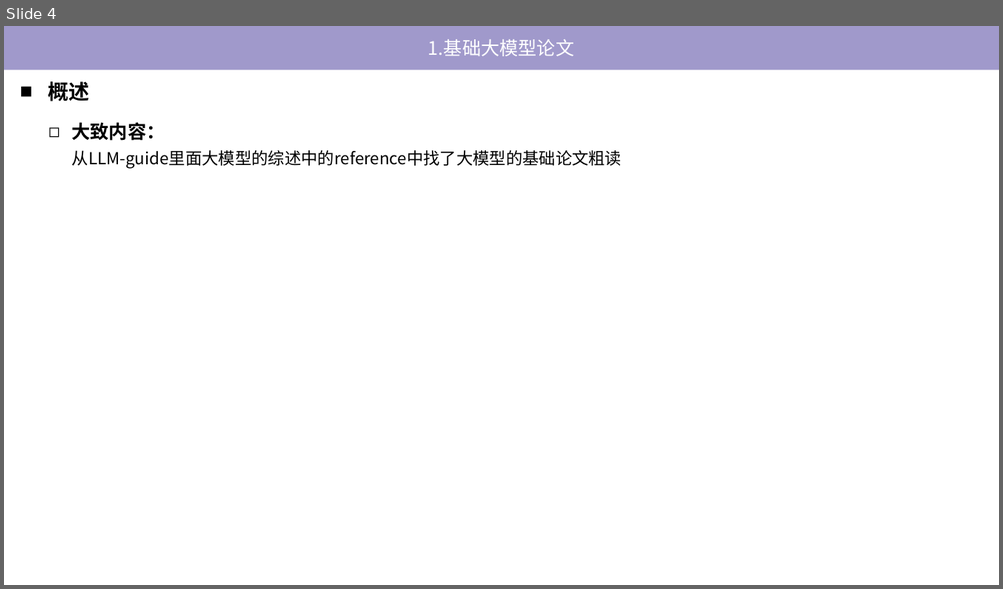
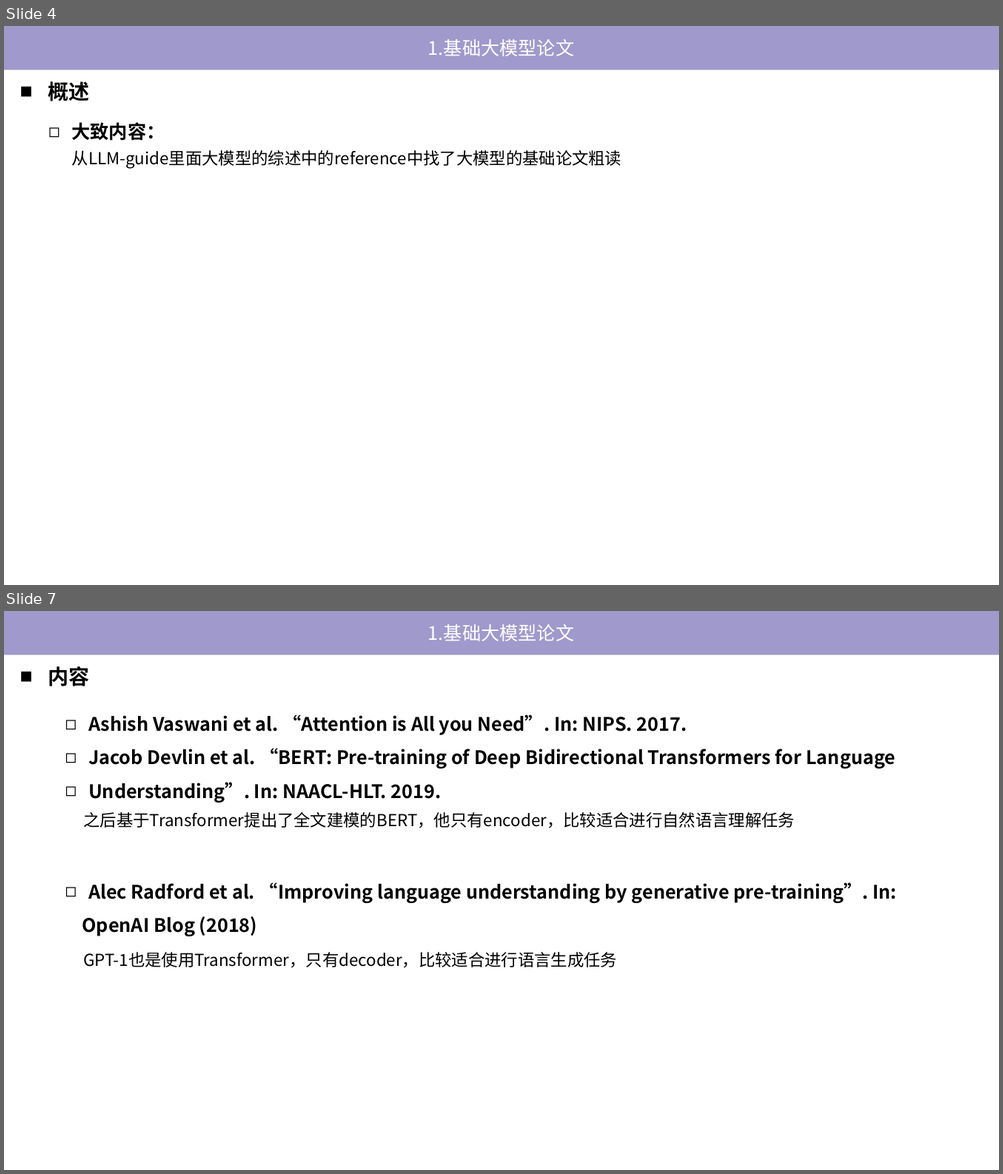
Before and after one commit to tj-messi/cv-computer-visual-tj, a slide deck: 0.组会记录/2024-10-31/report-2024-10-31.pptx. Shown one above the other, each under a label of ours: slide 4 before the commit, slides 4 and 7 after it; the slides between them are not shown. The pictures are 1003x589 and 1003x1174 pixels, drawn with LibreOffice and Linux fonts; fonts in the diff are those of the drawing. Boxes give left, top, right and bottom in pixels: in the first picture for what was removed or moved away, otherwise in the second. Text is boxed around its words. In the diff, an @@ line names an element or a change of style, - is before the commit and + after.

```diff
--- a/0.组会记录/2024-10-31/report-2024-10-31.pptx
+++ b/0.组会记录/2024-10-31/report-2024-10-31.pptx
@@ slide 7 added at (x1=4, y1=611, x2=999, y2=1170), background #FFFFFF @@
@@ rectangle added at (x1=4, y1=611, x2=999, y2=655), fill #A099CB, 18 pt, text #FFFFFF @@
+1.基础大模型论文
@@ text added at (x1=48, y1=667, x2=89, y2=686), 20 pt, text #000000, bold @@
+■ 内容
@@ text added at (x1=82, y1=715, x2=896, y2=937), 18 pt, text #000000, bold @@
+◻ Ashish Vaswani et al. “Attention is All you Need”. In: NIPS. 2017.
+◻ Jacob Devlin et al. “BERT: Pre-training of Deep Bidirectional Transformers for Language
+◻ Understanding”. In: NAACL-HLT. 2019.
+◻ Alec Radford et al. “Improving language understanding by generative pre-training”. In:
+OpenAI Blog (2018)
@@ text added at (x1=83, y1=812, x2=794, y2=968), 16 pt, text #000000 @@
+之后基于Transformer提出了全文建模的BERT，他只有encoder，比较适合进行自然语言理解任务
+GPT-1也是使用Transformer，只有decoder，比较适合进行语言生成任务
```
Also in this commit, not shown: 2 slides changed, 11 other slides added, 3 other files.
